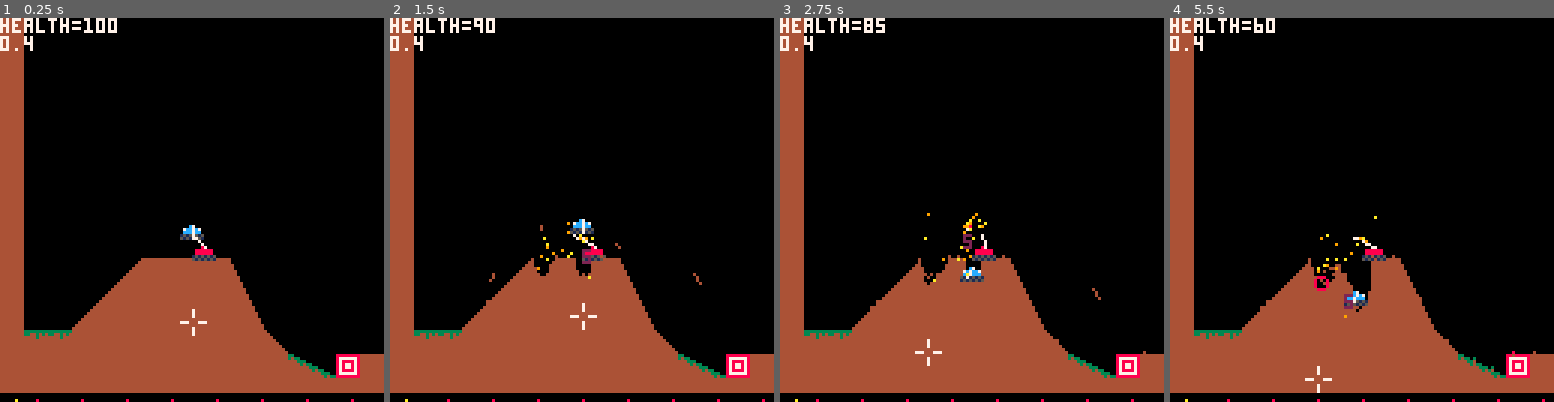
Above: before the commit, frames 1-4 (left to right).
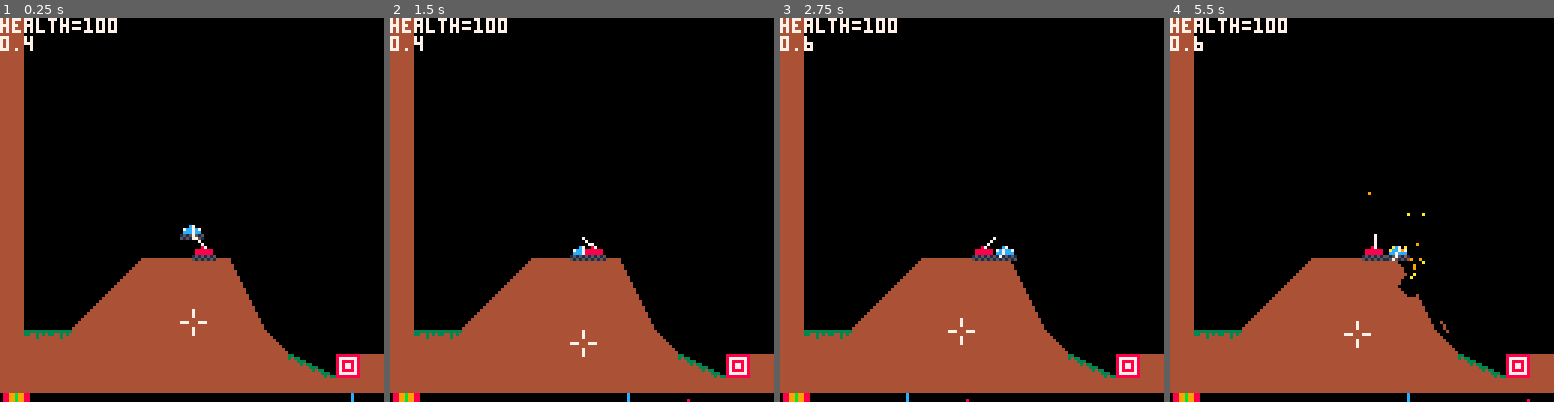
Above: after the commit, the same moments.

Repository: MarrMann/tanks.p8
Game: PICO-8 cartridge tanks.p8
The game is run twice, just before and just after one commit, with the same random seed, the same clock (stepped at 60 frames per second) and the same inputs.
Inputs:
- Up to frame 1 (0.25 s): no input
- Up to frame 2 (1.5 s): tap X (X key) at 0.33, 1.07 s
- Up to frame 3 (2.75 s): hold Right 1.6-2.1 s; tap X (X key) at 1.85 s; hold Up 2.15-2.42 s; hold Right from 2.47 s (still down)
- Up to frame 4 (5.5 s): tap X (X key) at 2.97, 4.08, 5.2 s; release Right at 3.03 s; hold Left 3.08-3.58 s; hold Down 3.63-3.97 s; hold Right 4.02-4.68 s; hold Up 4.73-5.03 s; hold Left from 5.08 s (still down)

The runs differ from the first frame. In frame 1, 0.2% of the frame differs, in the area x 0-93%, y 97-100%; in frame 2, 1.3%; in frame 3, 1.6%; in frame 4, 2.4%, in the area x 0-98%, y 0-100%.

Commit message:
player shot timer

Diff:
--- a/tanks.p8
+++ b/tanks.p8
@@ -73,7 +73,9 @@
 	pow = 0.5,
 	is_grounded = false,
 	health=100,
-	is_knocked=false
+	is_knocked=false,
+	cd=120,
+	cur_cd=120
 }
 
 x_hold_frames = 0
@@ -113,7 +115,11 @@
 		x_hold_frames += 1
 	elseif x_hold_frames > 0 then
 		if x_hold_frames <= x_tap then
-			shoot(p.x,p.y,p.t_angle,p.pow)
+			if (p.cur_cd<=4 and p.cur_cd>=-4) then
+				local spread=abs(p.cur_cd)*0.05
+				spread=rnd(spread)-0.5*spread
+				shoot(p.x,p.y,p.t_angle,p.pow+spread)
+			end
 		end
 		x_hold_frames = 0
 	end
@@ -180,6 +186,10 @@
 			p.is_grounded = true
 		end
 	end
+	if p.cur_cd<-5 then
+		p.cur_cd+=p.cd
+	end
+	p.cur_cd-=1
 end
 
 function draw_player()
@@ -389,7 +399,7 @@
 		 add(exps, {
 		 	x=ex_x,
 		 	y=ex_y,
-		 	r=2,
+		 	r=4,
 		 	cur_r=1,
 		 	hit_ids={},
 		 	dmg=5,
@@ -865,8 +875,8 @@
 		 		pow=0.5,
 					health=25,
 					is_knocked=false,
-					cd=15,
-					cur_cd=15
+					cd=140,
+					cur_cd=140
 		 	})
 			end
 		end
@@ -908,12 +918,12 @@
 // enemies
 function update_enemies()
 	for de in all(dumb_enemies) do
-		de.cur_cd-=1
 		if de.cur_cd==0 then
 			de.pow=abs(p.x-de.x)*0.65*0.01
 			shoot(de.x,de.y,de.t_angle,de.pow)
 			de.cur_cd=de.cd
 		end
+		de.cur_cd-=1
 
 		if mapget(de.x,de.y+1)==0 then
 			de.y+=1
@@ -962,16 +972,33 @@
 -->8
 //ui
 function draw_ui()
-	pset(5,127,10)
+	draw_acc_marker(125)
+	draw_acc_marker(126)
+	draw_acc_marker(127)
+	draw_cd(p.cur_cd,p.cd,127,12)
+	draw_cd(p.cur_cd,p.cd,126,12)
+	draw_cd(p.cur_cd,p.cd,125,12)
  for e in all(dumb_enemies) do
-		draw_cd(e.cur_cd,e.cd,127)
+		draw_cd(e.cur_cd,e.cd,127,8)
  end
 end
 
-function draw_cd(cur_cd,cd,y)
+function draw_acc_marker(y)
+	pset(1,y,8)
+	pset(2,y,8)
+	pset(3,y,9)
+	pset(4,y,9)
+	pset(5,y,11)
+	pset(6,y,9)
+	pset(7,y,9)
+	pset(8,y,8)
+	pset(9,y,8)
+end
+
+function draw_cd(cur_cd,cd,y,col)
 	local cddraw=cur_cd+5
 	while cddraw < 128 do
-		pset(cddraw,y,8)
+		pset(cddraw,y,col)
 		cddraw+=cd
 	end
 end
